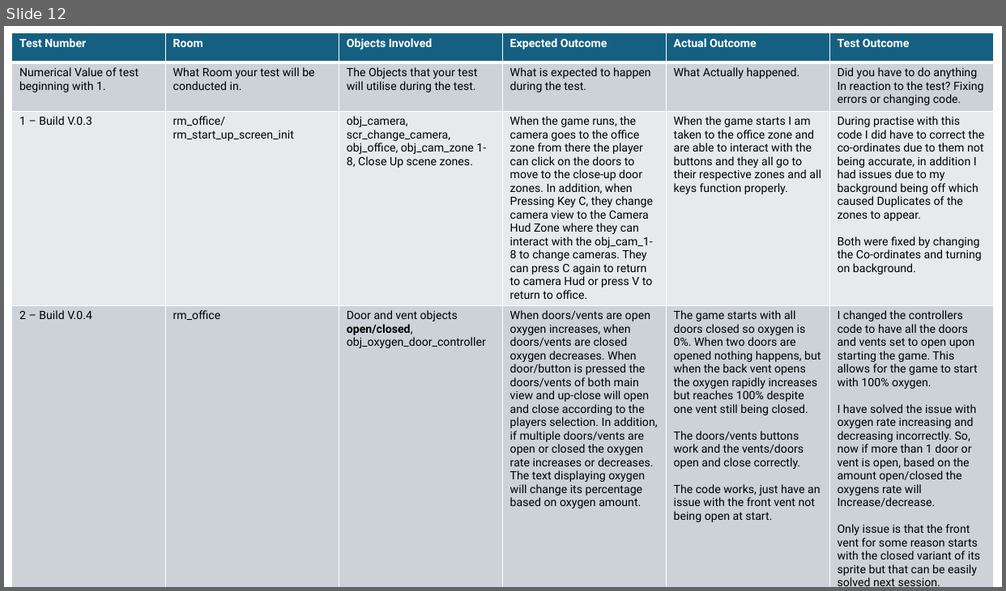
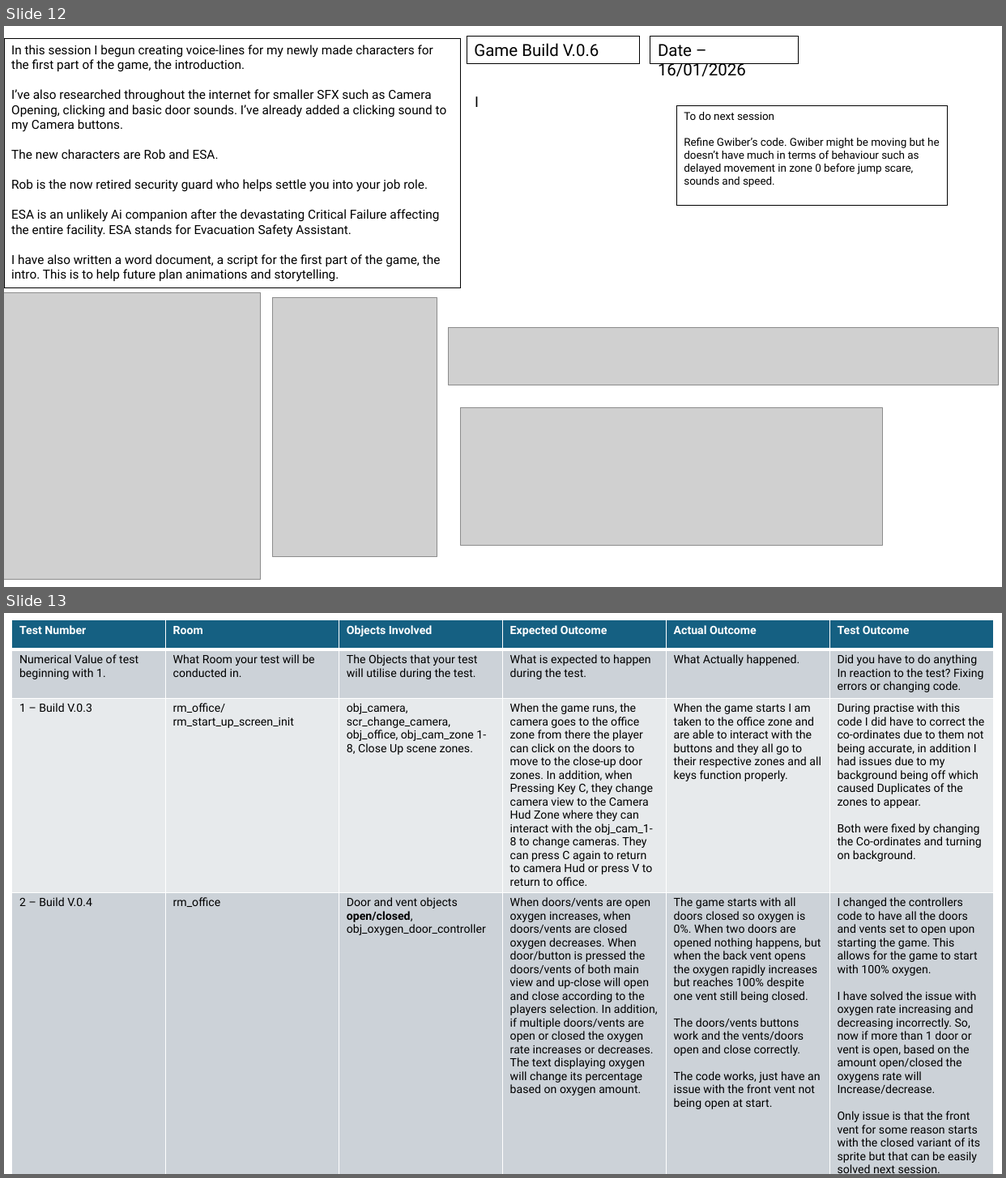
Before and after one commit to QuotedTrain5221/Critical-Failure-3, a slide deck: Logs/Development Log and Alpha Testing.pptx. Shown one above the other, each under a label of ours: slide 12 before the commit, slides 12 and 13 after it. The pictures are 1006x591 and 1006x1178 pixels, drawn with LibreOffice and Linux fonts; fonts in the diff are those of the drawing; grey boxes stand for pictures. Boxes give left, top, right and bottom in pixels: in the first picture for what was removed or moved away, otherwise in the second. Text is boxed around its words. In the diff, an @@ line names an element or a change of style, - is before the commit and + after.

Commit message:
Critical Failure V.0.6
Camera Buttons now have clicking sounds

```diff
--- a/Logs/Development Log and Alpha Testing.pptx
+++ b/Logs/Development Log and Alpha Testing.pptx
@@ slide 12 added at (x1=4, y1=26, x2=1002, y2=587), background #FFFFFF @@
@@ rectangle added at (x1=4, y1=39, x2=461, y2=288), outline #000000 0.75 pt, 12 pt, text #000000 @@
+In this session I begun creating voice-lines for my newly made characters for the first part of the game, the introduction.
+I’ve also researched throughout the internet for smaller SFX such as Camera Opening, clicking and basic door sounds. I’ve already added a clicking sound to my Camera buttons.
+The new characters are Rob and ESA.
+Rob is the now retired security guard who helps settle you into your job role.
+ESA is an unlikely Ai companion after the devastating Critical Failure affecting the entire facility. ESA stands for Evacuation Safety Assistant.
+I have also written a word document, a script for the first part of the game, the intro. This is to help future plan animations and storytelling.
@@ rectangle added at (x1=467, y1=36, x2=640, y2=63), outline #000000 0.75 pt, 16 pt, text #000000 @@
+Game Build V.0.6
@@ rectangle added at (x1=650, y1=36, x2=799, y2=63), outline #000000 0.75 pt, 16 pt, text #000000 @@
+Date – 16/01/2026
@@ text added at (x1=475, y1=96, x2=479, y2=107), 14 pt, text #000000 @@
+I
@@ rectangle added at (x1=676, y1=105, x2=948, y2=206), outline #000000 0.75 pt, 10.5 pt, text #000000 @@
+To do next session
+Refine Gwiber’s code. Gwiber might be moving but he doesn’t have much in terms of behaviour such as delayed movement in zone 0 before jump scare, sounds and speed.
@@ picture added at (x1=4, y1=292, x2=261, y2=580) @@
@@ picture added at (x1=273, y1=297, x2=437, y2=557) @@
@@ picture added at (x1=449, y1=327, x2=998, y2=386) @@
@@ picture added at (x1=461, y1=408, x2=883, y2=545) @@
@@ what was slide 12 is now slide 13 @@
```
Also in this commit, not shown: 1 slide changed, 1 other slide added, 49 other files.
